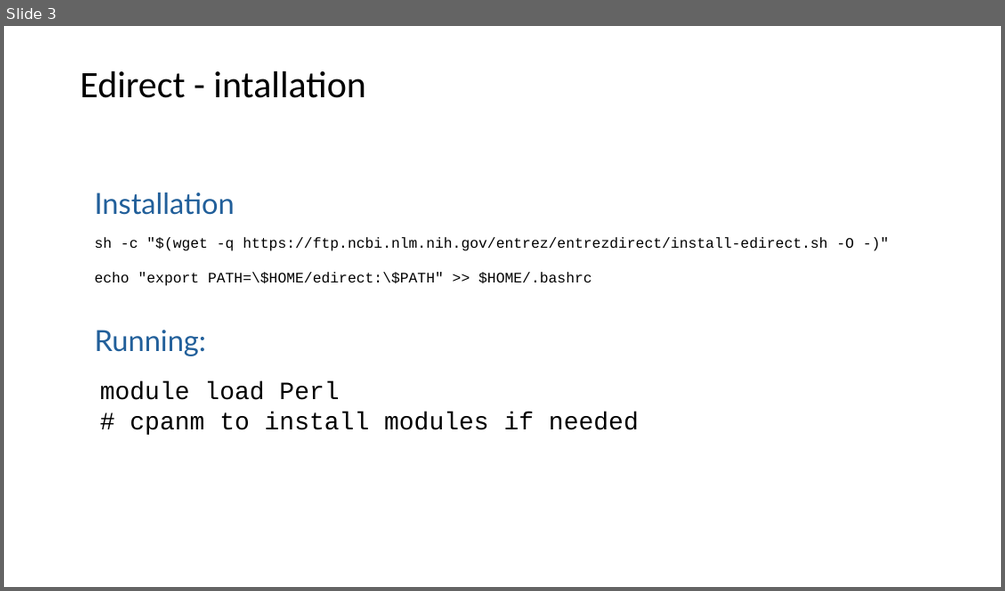
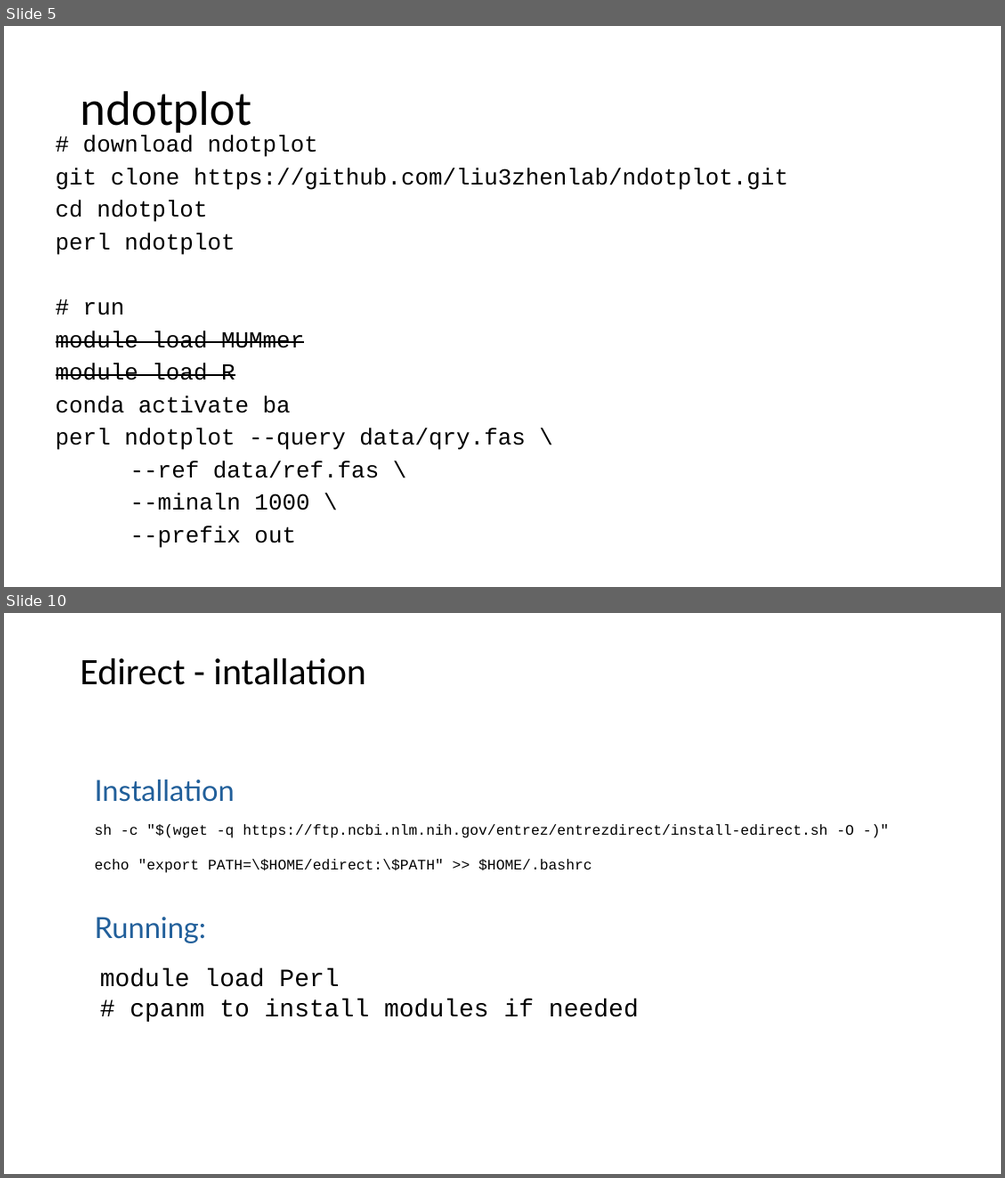
Before and after one commit to liu3zhenlab/teaching, a slide deck: PLPTH813Bioinformatis/2025/2_lab/lab05_NCBItools.pptx. Shown one above the other, each under a label of ours: slide 3 before the commit, slides 5 and 10 after it; the slides between them are not shown. The pictures are 1005x591 and 1005x1178 pixels, drawn with LibreOffice and Linux fonts; fonts in the diff are those of the drawing. Boxes give left, top, right and bottom in pixels: in the first picture for what was removed or moved away, otherwise in the second. Text is boxed around its words. In the diff, an @@ line names an element or a change of style, - is before the commit and + after.

```diff
--- a/PLPTH813Bioinformatis/2025/2_lab/lab05_NCBItools.pptx
+++ b/PLPTH813Bioinformatis/2025/2_lab/lab05_NCBItools.pptx
@@ slide 5 added at bbox=[4, 26, 1001, 587], background #FFFFFF @@
@@ title added at bbox=[80, 91, 251, 133], 44 pt, text #000000 @@
+ndotplot
@@ text added at bbox=[56, 135, 788, 548], 22.2 pt, text #000000 @@
+# download ndotplot
+git clone https://github.com/liu3zhenlab/ndotplot.git
+cd ndotplot
+perl ndotplot
+# run
+module load MUMmer
+module load R
+conda activate ba
+perl ndotplot --query data/qry.fas \
+--ref data/ref.fas \
+--minaln 1000 \
+--prefix out
@@ what was slide 3 is now slide 10 @@
```
Also in this commit, not shown: 2 slides changed, 6 other slides added, 2 other files.
